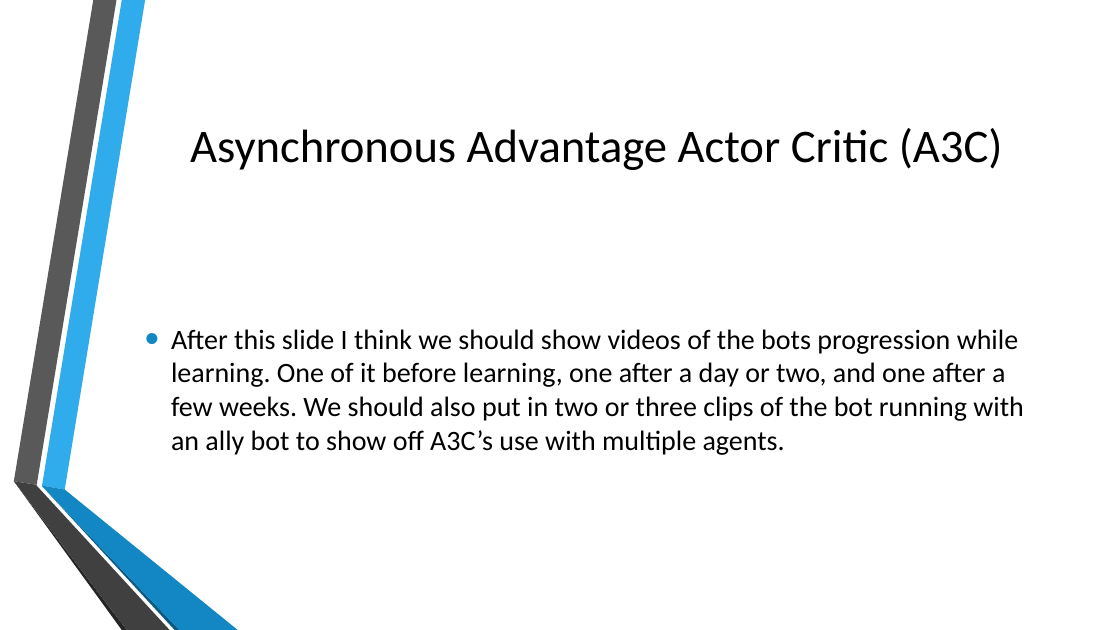
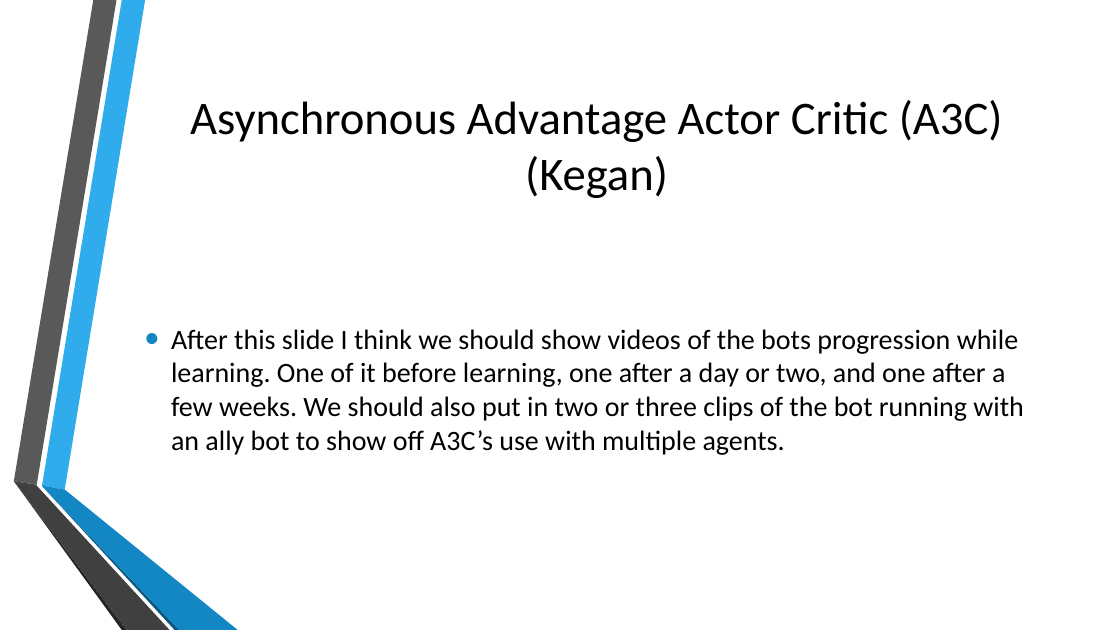
Before and after one commit to KeganMc/Super-Smash-Bros-Melee-AI, a slide deck: slide 5 of Documents/ProjectPresentation.pptx (slide 7 before the commit). Drawn at 1120x630 pixels with LibreOffice and Linux fonts; fonts in the diff are those of the drawing; background and template pictures are left out. Boxes give left, top, right and bottom in pixels: in the first picture for what was removed or moved away, otherwise in the second. Text is boxed around its words. In the diff, an @@ line names an element or a change of style, - is before the commit and + after.

```diff
--- a/Documents/ProjectPresentation.pptx
+++ b/Documents/ProjectPresentation.pptx
@@ title at (190,100,1003,198): text changed @@
-Asynchronous Advantage Actor Critic (A3C)
+Asynchronous Advantage Actor Critic (A3C) (Kegan)
```
Also in this commit, not shown: 7 other slides changed, 1 slide added, 1 slide removed.
